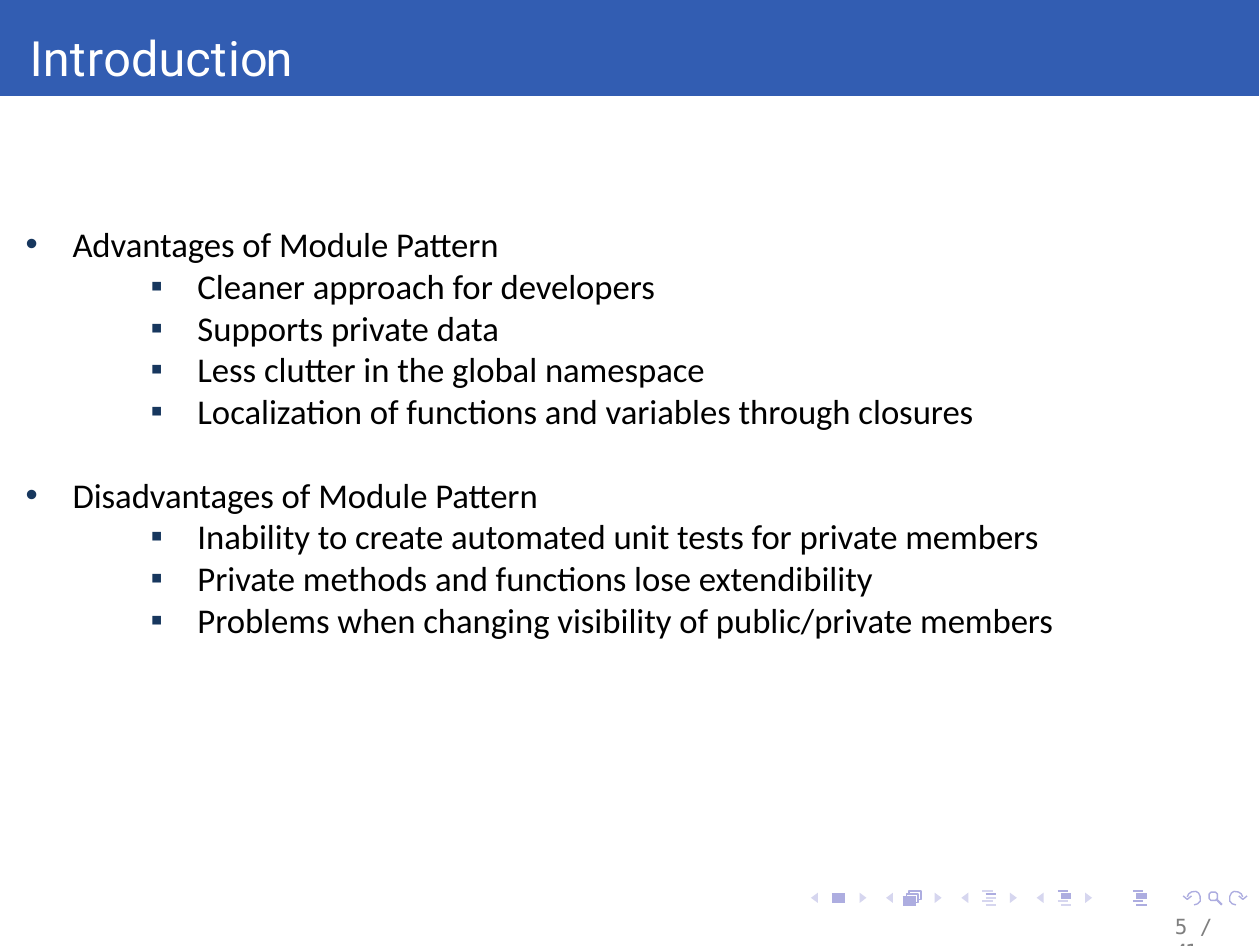
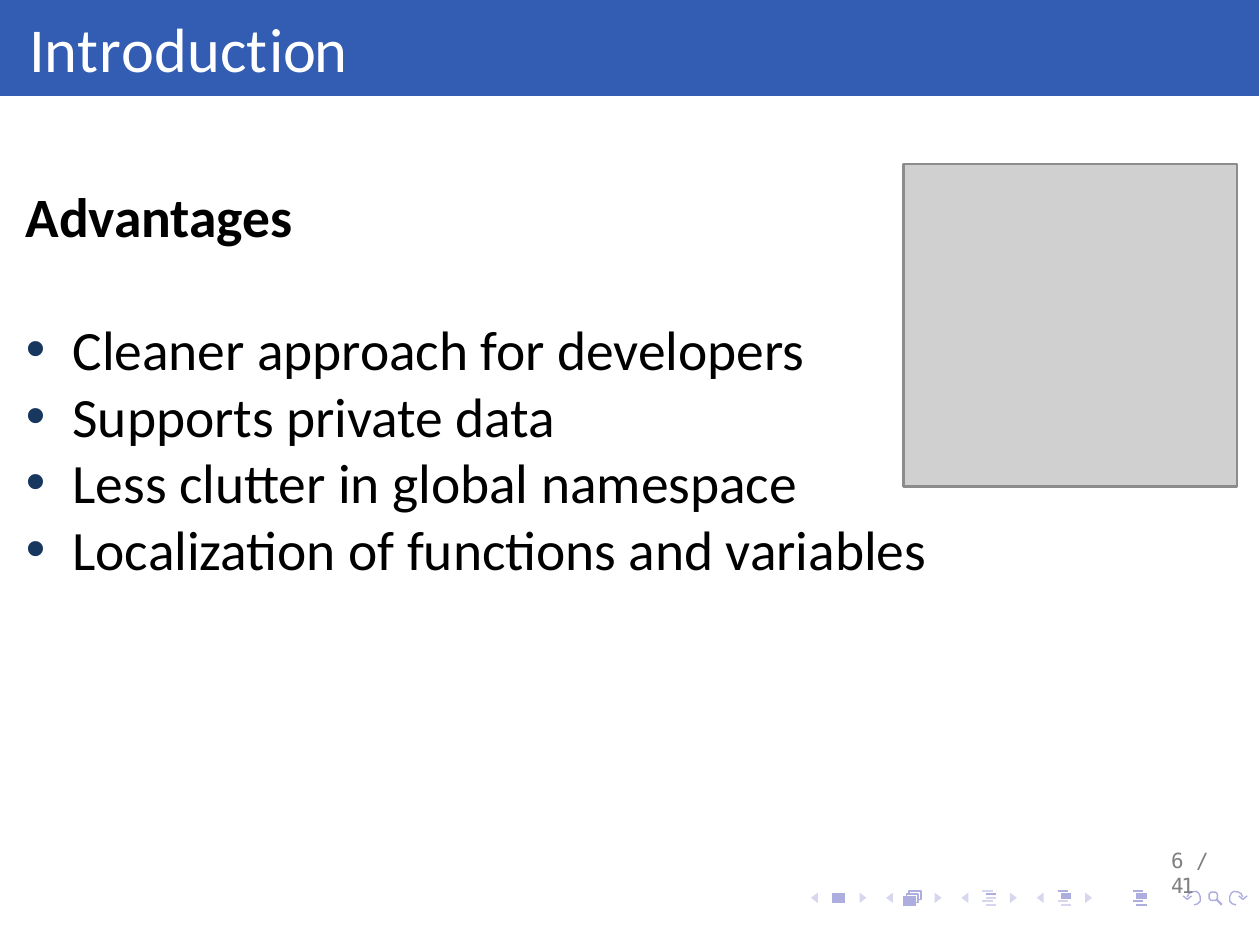
Before and after one commit to daFischer/Javascript-Seminar, a slide deck: slide 6 of Module Pattern - 2 version.pptx (slide 5 before the commit). Drawn at 1260x946 pixels with LibreOffice and Linux fonts; fonts in the diff are those of the drawing; grey boxes stand for pictures; background and template pictures are left out. Boxes give left, top, right and bottom in pixels: in the first picture for what was removed or moved away, otherwise in the second. Text is boxed around its words. In the diff, an @@ line names an element or a change of style, - is before the commit and + after.

Commit message:
Changed the font size and added pictures

```diff
--- a/Module Pattern - 2 version.pptx
+++ b/Module Pattern - 2 version.pptx
@@ title "Introduction": place and size @@
-title "Introduction" at <box>30,39,293,77</box>
+title "Introduction" at <box>29,28,347,73</box>
@@ title "Introduction" at <box>29,28,347,73</box>: size 14 to 18 pt, font Roboto to Calibri @@
@@ picture added at <box>905,165,1238,488</box> @@
@@ text "Advantages": place and size @@
-text "Advantages" at <box>73,233,1053,639</box>
+text "Advantages" at <box>26,198,926,571</box>
@@ text at <box>26,198,293,247</box>: text changed; size 10 to 16 pt; bold on @@
-• Advantages of Module Pattern
+Advantages
@@ text at <box>73,331,804,446</box>: size 10 to 16 pt in "Cleaner approach for developers", "Supports private data"; bullet ▪ to •; list level 2 to 1 in "Cleaner approach for developers"; list level 2 to 1 in "Supports private data" @@
@@ text at <box>73,464,926,571</box>: text changed; size 10 to 16 pt @@
-  ▪ Less clutter in the global namespace
-  ▪ Localization of functions and variables through closures
-• Disadvantages of Module Pattern
-  ▪ Inability to create automated unit tests for private members
-  ▪ Private methods and functions lose extendibility
-  ▪ Problems when changing visibility of public/private members
+• Less clutter in global namespace
+• Localization of functions and variables
@@ page number at <box>1171,852,1194,898</box>: text changed @@
-5 / 41
+6 / 41
```
Also in this commit, not shown: 9 other slides changed, 3 slides added.
